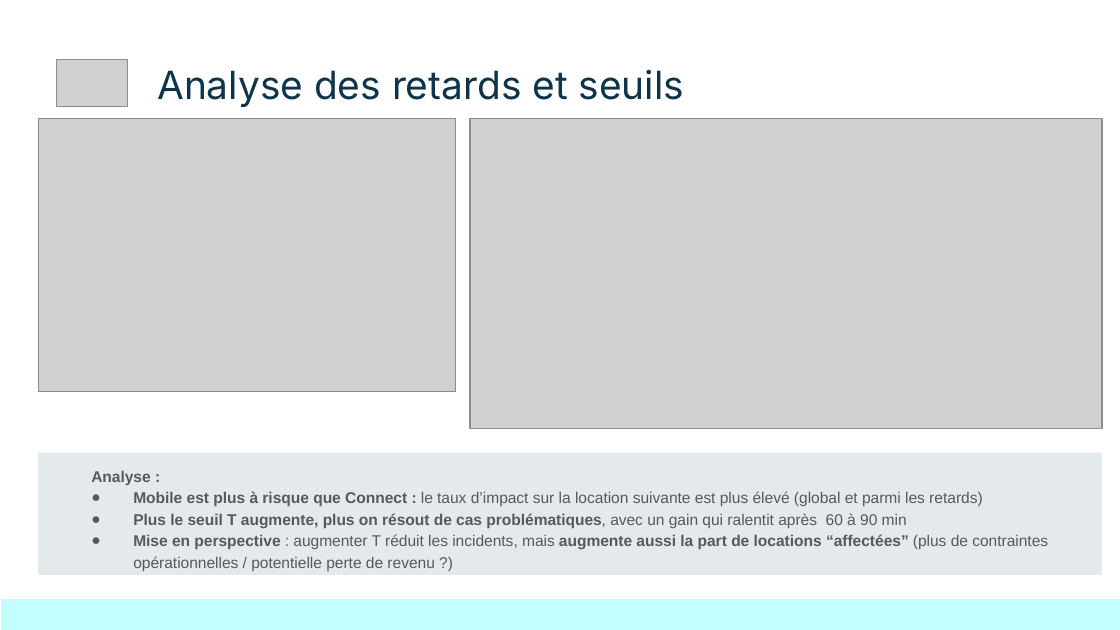
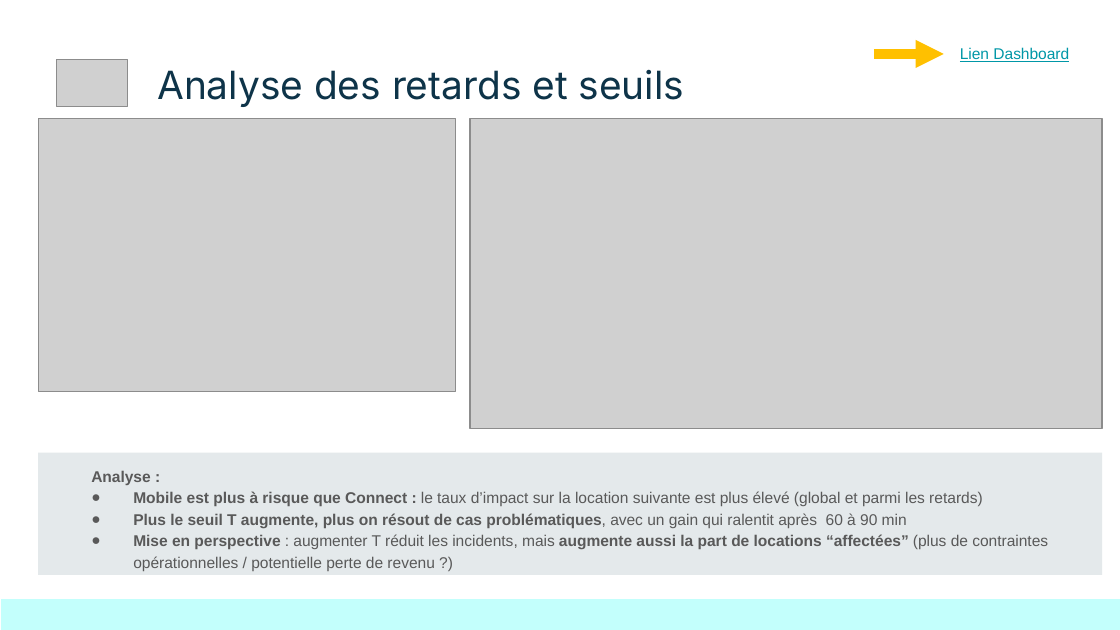
Before and after one commit to jyvuillequez/Bloc_05_Projet_Getaround, a slide deck: slide 6 of présentation/Bloc_05_Projet_Getaround.pptx. Drawn at 1120x630 pixels with LibreOffice and Linux fonts; fonts in the diff are those of the drawing; grey boxes stand for pictures. Boxes give left, top, right and bottom in pixels: in the first picture for what was removed or moved away, otherwise in the second. Text is boxed around its words. In the diff, an @@ line names an element or a change of style, - is before the commit and + after.

```diff
--- a/présentation/Bloc_05_Projet_Getaround.pptx
+++ b/présentation/Bloc_05_Projet_Getaround.pptx
@@ arrow added from (874, 54) to (944, 54), #FFC000 6 pt @@
@@ text added at (960, 47, 1069, 62), 10 pt, text #0097A7, underline @@
+Lien Dashboard
```
Also in this commit, not shown: 2 other slides changed, 1 other file.
